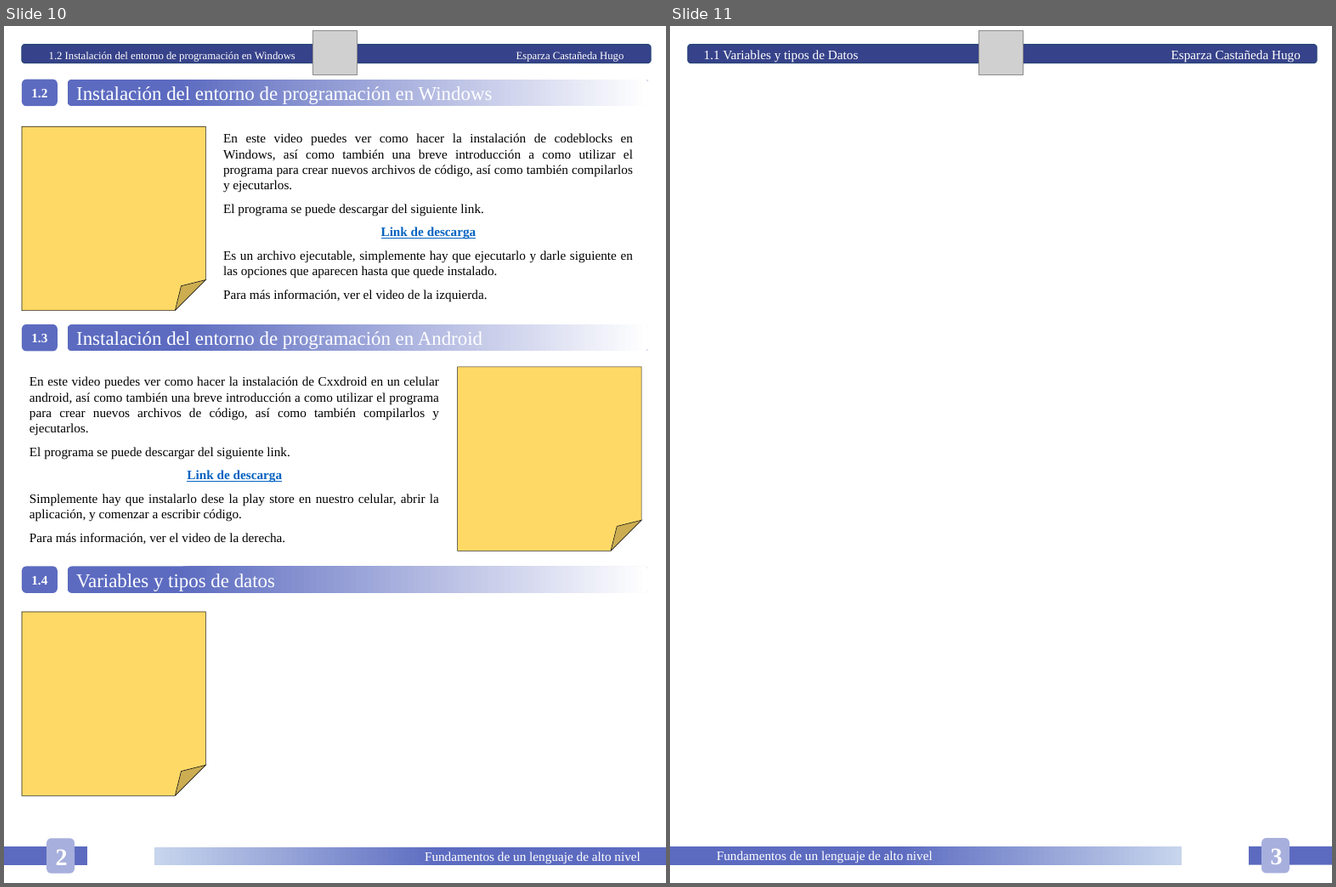
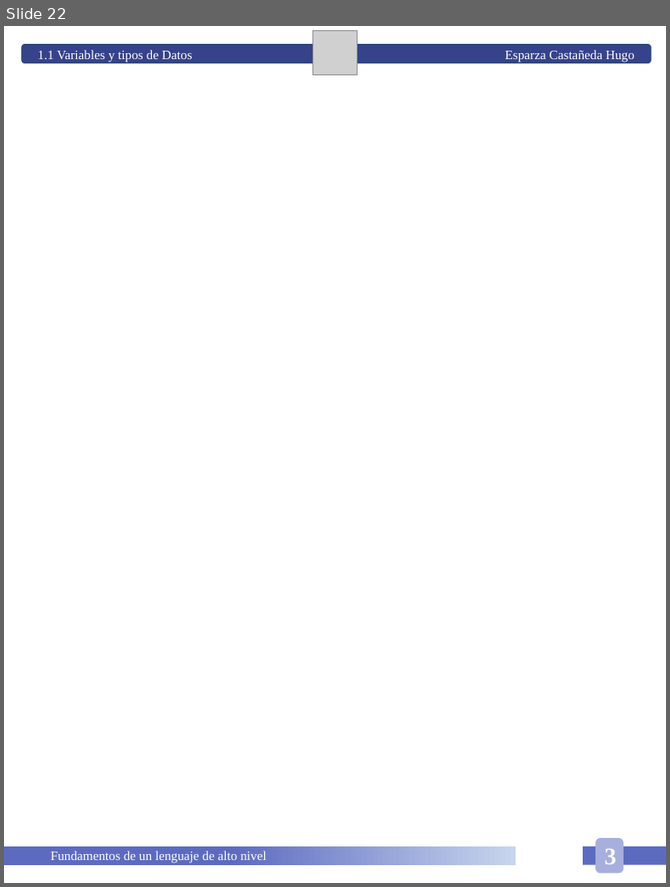
Before and after one commit to HugoEsparzaC/Libreta-Estructuras-II, a slide deck: Estructuras de Datos II.pptx. Shown side by side, each under a label of ours: slides 10 and 11 before the commit, slide 22 after it. The pictures are 1336x887 and 670x887 pixels, drawn with LibreOffice and Linux fonts; fonts in the diff are those of the drawing; grey boxes stand for pictures. Boxes give left, top, right and bottom in pixels: in the first picture for what was removed or moved away, otherwise in the second. Text is boxed around its words. In the diff, an @@ line names an element or a change of style, - is before the commit and + after.

Commit message:
Hasta tarea 0

```diff
--- a/Estructuras de Datos II.pptx
+++ b/Estructuras de Datos II.pptx
@@ slide 10 removed at [4,26,666,883], background #FFFFFF @@
@@ rounded rectangle removed at [22,45,652,63] @@
-1.2 Instalación del entorno de programación en Windows Esparza Castañeda Hugo
@@ picture removed at [313,30,357,74] @@
@@ rounded rectangle removed at [22,79,58,105] @@
-1.2
@@ rounded rectangle removed at [67,79,648,105] @@
-Instalación del entorno de programación en Windows
@@ folded corner removed at [22,126,205,311] @@
@@ text removed at [223,133,633,302] @@
-En este video puedes ver como hacer la instalación de codeblocks en Windows, así como también una breve introducción a como utilizar el programa para crear nuevos archivos de código, así como también compilarlos y ejecutarlos.
-El programa se puede descargar del siguiente link.
-Link de descarga
-Es un archivo ejecutable, simplemente hay que ejecutarlo y darle siguiente en las opciones que aparecen hasta que quede instalado.
-Para más información, ver el video de la izquierda.
@@ rounded rectangle removed at [22,324,58,351] @@
-1.3
@@ rounded rectangle removed at [67,324,648,351] @@
-Instalación del entorno de programación en Android
@@ text removed at [30,376,439,544] @@
-En este video puedes ver como hacer la instalación de Cxxdroid en un celular android, así como también una breve introducción a como utilizar el programa para crear nuevos archivos de código, así como también compilarlos y ejecutarlos.
-El programa se puede descargar del siguiente link.
-Link de descarga
-Simplemente hay que instalarlo dese la play store en nuestro celular, abrir la aplicación, y comenzar a escribir código.
-Para más información, ver el video de la derecha.
@@ folded corner removed at [457,367,642,551] @@
@@ rounded rectangle removed at [22,566,58,592] @@
-1.4
@@ rounded rectangle removed at [67,566,648,592] @@
-Variables y tipos de datos
@@ folded corner removed at [22,612,205,795] @@
@@ rounded rectangle removed at [46,839,75,873] @@
-2
@@ rectangle removed at [4,846,87,865] @@
@@ rectangle removed at [154,847,666,866] @@
-Fundamentos de un lenguaje de alto nivel
@@ what was slide 11 is now slide 22 @@
```
Also in this commit, not shown: 6 slides changed, 5 slides added, 4 other slides removed, 1 other file.
